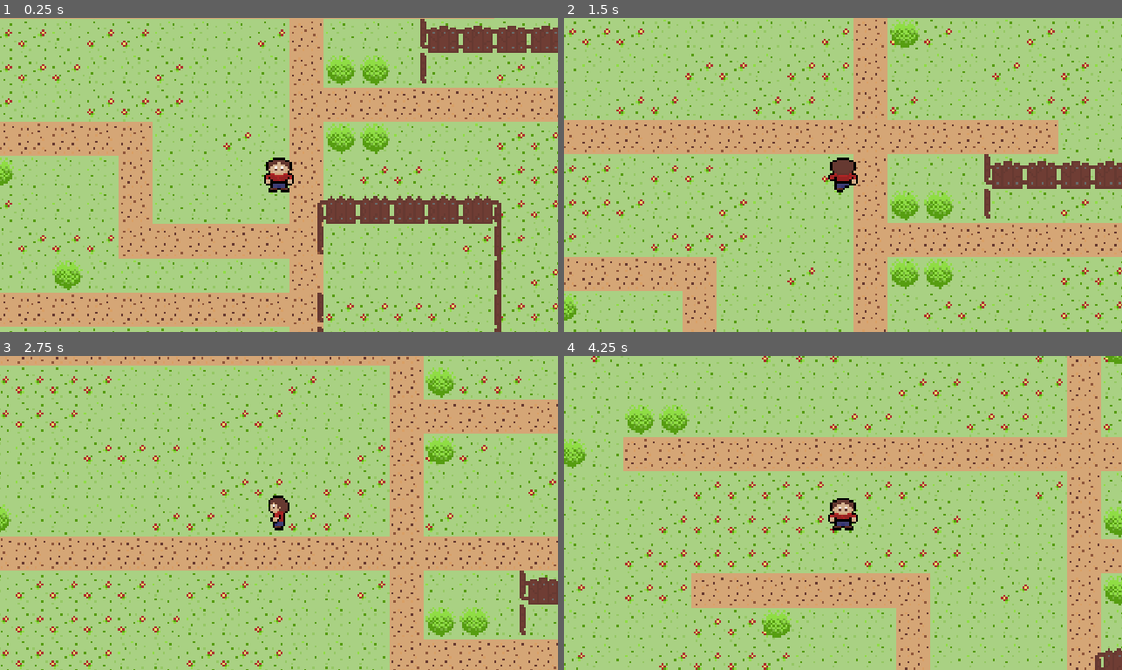
Above: before the commit, frames 1-4 (two rows, left to right).
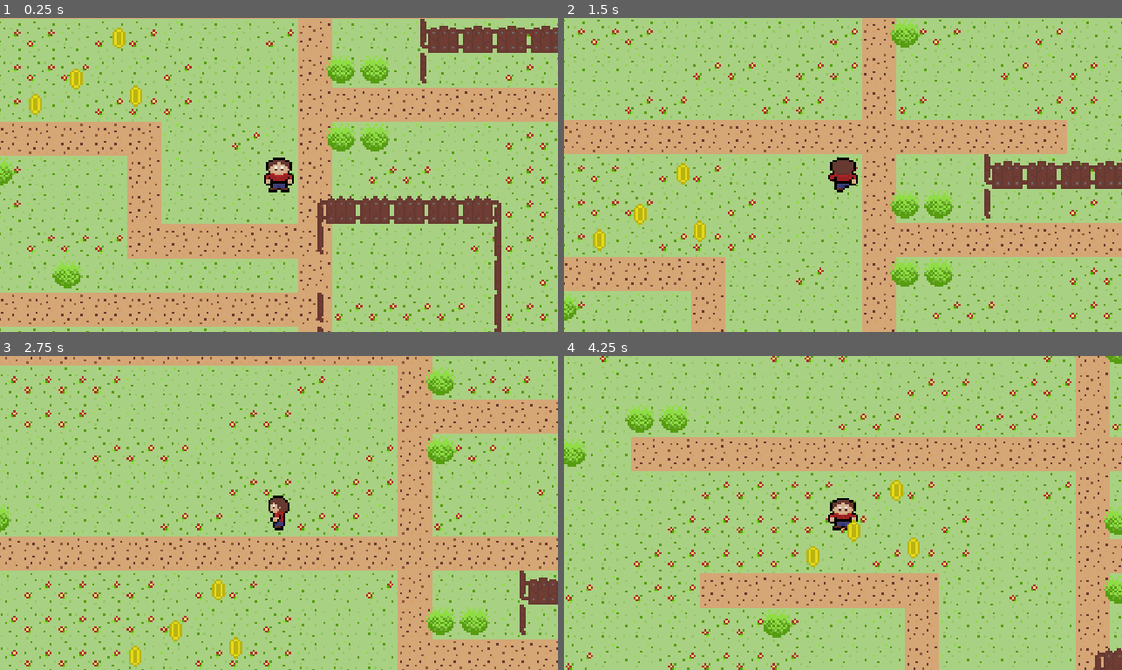
Above: after the commit, the same moments.

Repository: mo-mak/top-down-game--https---www.youtube.com-watch-v-f-9-dx-ywrfz-7a-t-787s
Game: Godot game, scene res://scenes/level1.tscn
Same seed, same stepped clock (60 frames per second), same inputs: the game is played once before the commit and once after it. This scene is started directly instead of the project's main scene.
Inputs:
- Up to frame 1 (0.25 s): no input
- Up to frame 2 (1.5 s): tap Enter at 0.5 s; hold W (move_up) from 0.53 s (still down)
- Up to frame 3 (2.75 s): release W (move_up) at 2.03 s; hold A (move_left) from 2.03 s (still down)
- Up to frame 4 (4.25 s): release A (move_left) at 3.53 s; hold S (move_down) from 3.53 s (still down)

The runs differ from the first frame. In frame 1, 17% of the frame differs, in the area x 0-100%, y 0-100%; in frame 2, 17%; in frame 3, 17%; in frame 4, 18%.

Commit message:
create coin.tscn
contains:  script, sprite, and audio

Diff:
--- /dev/null
+++ b/coin.gd
@@ -0,0 +1,11 @@
+extends Area2D
+
+signal coin_touched
+@onready var coin_audio: AudioStreamPlayer2D = $AudioStreamPlayer2D
+
+func _on_body_entered(body: Node2D) -> void:
+	if body.name == 'Player':
+		coin_touched.emit()
+		coin_audio.play()
+		await get_tree().create_timer(0.5).timeout
+		self.queue_free()
--- /dev/null
+++ b/coin.tscn
@@ -0,0 +1,38 @@
+[gd_scene format=3 uid="uid://bm3uak4fg01f4"]
+
+[ext_resource type="Script" uid="uid://dqmjww1ori65k" path="res://coin.gd" id="1_0t63x"]
+[ext_resource type="Texture2D" uid="uid://c7l1rs646edcg" path="res://assets/tilemap/environment.png" id="1_d5gmh"]
+[ext_resource type="AudioStream" uid="uid://cylm5dyr668kw" path="res://assets/audio/coin.wav" id="3_v7riw"]
+
+[sub_resource type="AtlasTexture" id="AtlasTexture_0t63x"]
+atlas = ExtResource("1_d5gmh")
+region = Rect2(48, 96, 16, 16)
+
+[sub_resource type="SpriteFrames" id="SpriteFrames_g4v7s"]
+animations = [{
+"frames": [{
+"duration": 1.0,
+"texture": SubResource("AtlasTexture_0t63x")
+}],
+"loop": 1,
+"name": &"default",
+"speed": 5.0
+}]
+
+[sub_resource type="CapsuleShape2D" id="CapsuleShape2D_g4v7s"]
+radius = 3.0
+height = 10.0
+
+[node name="Area2D" type="Area2D" unique_id=490262529]
+script = ExtResource("1_0t63x")
+
+[node name="AnimatedSprite2D" type="AnimatedSprite2D" parent="." unique_id=592021312]
+sprite_frames = SubResource("SpriteFrames_g4v7s")
+
+[node name="CollisionShape2D" type="CollisionShape2D" parent="." unique_id=1119145497]
+shape = SubResource("CapsuleShape2D_g4v7s")
+
+[node name="AudioStreamPlayer2D" type="AudioStreamPlayer2D" parent="." unique_id=734467650]
+stream = ExtResource("3_v7riw")
+
+[connection signal="body_entered" from="." to="." method="_on_body_entered"]
--- a/scenes/level1.tscn
+++ b/scenes/level1.tscn
@@ -1,5 +1,6 @@
 [gd_scene format=4 uid="uid://crhxvoo5q0kan"]
 
+[ext_resource type="PackedScene" uid="uid://bm3uak4fg01f4" path="res://coin.tscn" id="1_m7ahb"]
 [ext_resource type="Texture2D" uid="uid://c7l1rs646edcg" path="res://assets/tilemap/environment.png" id="1_wwpf4"]
 [ext_resource type="PackedScene" uid="uid://bgh6ciowlrfmf" path="res://scenes/player.tscn" id="2_wwpf4"]
 
@@ -84,6 +85,7 @@
 y_sort_enabled = true
 
 [node name="TileMapLayer_floor_0" type="TileMapLayer" parent="." unique_id=651668411]
+position = Vector2(4, 0)
 tile_map_data = PackedByteArray("AAAAAAAAAAABAAQAAAABAAEAAAABAAQAAAABAAIAAAABAAQAAAACAAIAAAACAAQAAAACAAMAAAACAAQAAAADAA …(15056 unchanged characters)…
 tile_set = SubResource("TileSet_g4v7s")
 
@@ -97,9 +99,30 @@
 tile_map_data = PackedByteArray("AAAbAAwAAAAAAAIAAAAbAAsAAAAAAAIAAAAcAAsAAAABAAIAAAAdAAsAAAABAAIAAAAeAAsAAAABAAIAAAAfAA …(352 unchanged characters)…
 tile_set = SubResource("TileSet_ru4tf")
 
-[node name="CharacterBody2D" parent="." unique_id=1675573145 instance=ExtResource("2_wwpf4")]
+[node name="Player" parent="." unique_id=1675573145 instance=ExtResource("2_wwpf4")]
 y_sort_enabled = true
 position = Vector2(379, 249)
 
-[node name="Camera2D" type="Camera2D" parent="CharacterBody2D" unique_id=332301586]
+[node name="Camera2D" type="Camera2D" parent="Player" unique_id=332301586]
 zoom = Vector2(2.45, 2.45)
+
+[node name="coin" parent="." unique_id=761356455 instance=ExtResource("1_m7ahb")]
+position = Vector2(284, 204)
+rotation = -3.1415925
+
+[node name="coin2" parent="." unique_id=490262529 instance=ExtResource("1_m7ahb")]
+position = Vector2(265, 216)
+rotation = -3.1415925
+
+[node name="coin3" parent="." unique_id=1577284738 instance=ExtResource("1_m7ahb")]
+position = Vector2(304, 185)
+rotation = -3.1415925
+
+[node name="coin4" parent="." unique_id=497095081 instance=ExtResource("1_m7ahb")]
+position = Vector2(312, 212)
+rotation = -3.1415925
+
+[connection signal="coin_touched" from="coin" to="Player" method="_on_coin_coin_touched"]
+[connection signal="coin_touched" from="coin2" to="Player" method="_on_coin_coin_touched"]
+[connection signal="coin_touched" from="coin3" to="Player" method="_on_coin_coin_touched"]
+[connection signal="coin_touched" from="coin4" to="Player" method="_on_coin_coin_touched"]
--- a/scenes/player.gd
+++ b/scenes/player.gd
@@ -2,6 +2,7 @@
 
 var character_direction : Vector2
 var character_speed := 4000
+var score : int = 0
 @onready var animated_sprite_2d: AnimatedSprite2D = $AnimatedSprite2D
 
 # the "\" just breaks this long line of code to snipets. probably bad practice lol
@@ -40,3 +41,8 @@
 
 
 	move_and_slide()
+
+
+func _on_coin_coin_touched() -> void:
+	score += 1
+	print("coins: ",score)
Not shown, added: coin.gd.uid
